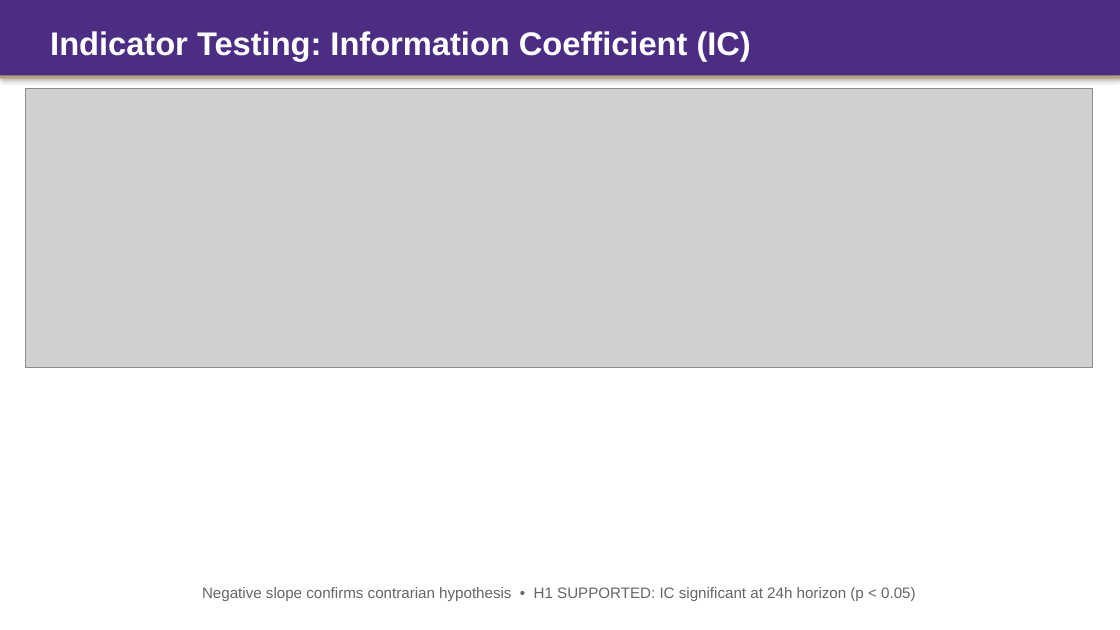
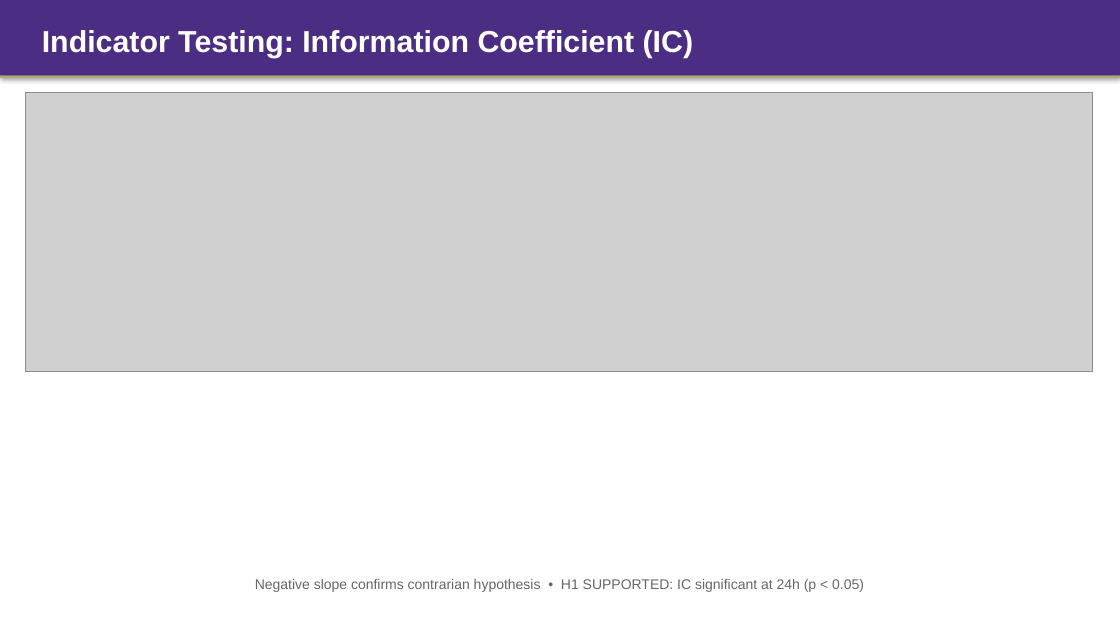
Before and after one commit to Tyche1107/Strategy-project, a slide deck: slide 6 of CFRM522_Presentation.pptx. Drawn at 1120x630 pixels with LibreOffice and Linux fonts; fonts in the diff are those of the drawing; grey boxes stand for pictures. Boxes give left, top, right and bottom in pixels: in the first picture for what was removed or moved away, otherwise in the second. Text is boxed around its words. In the diff, an @@ line names an element or a change of style, - is before the commit and + after.

```diff
--- a/CFRM522_Presentation.pptx
+++ b/CFRM522_Presentation.pptx
@@ text "Indicator Testing: Information Coefficient (IC)": place and size @@
-text "Indicator Testing: Information Coefficient (IC)" at box(50, 31, 751, 61)
+text "Indicator Testing: Information Coefficient (IC)" at box(42, 30, 694, 58)
@@ text "Indicator Testing: Information Coefficient (IC)" at box(42, 30, 694, 58): size 28 to 26 pt @@
@@ picture: place and size @@
-picture at box(25, 88, 1092, 367)
+picture at box(25, 92, 1092, 371)
@@ text at box(255, 579, 864, 592): text changed; size 13 to 12 pt @@
-Negative slope confirms contrarian hypothesis • H1 SUPPORTED: IC significant at 24h horizon (p < 0.05)
+Negative slope confirms contrarian hypothesis • H1 SUPPORTED: IC significant at 24h (p < 0.05)
```
Also in this commit, not shown: 14 other slides changed, 2 other files.
